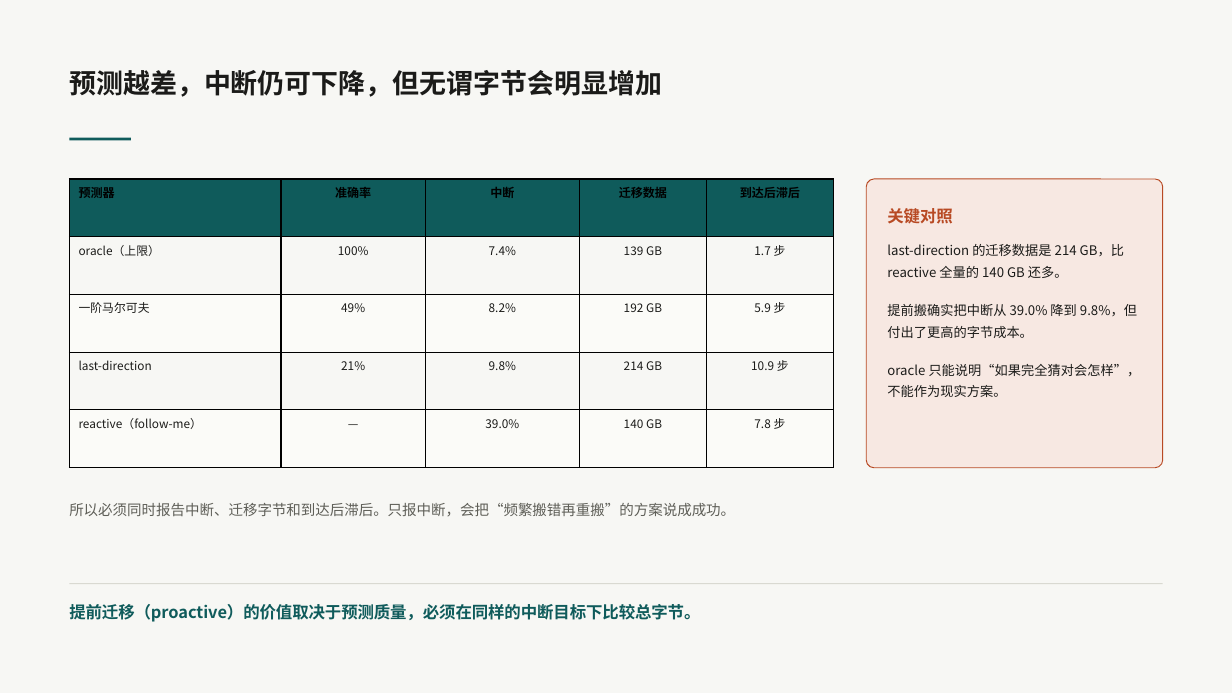
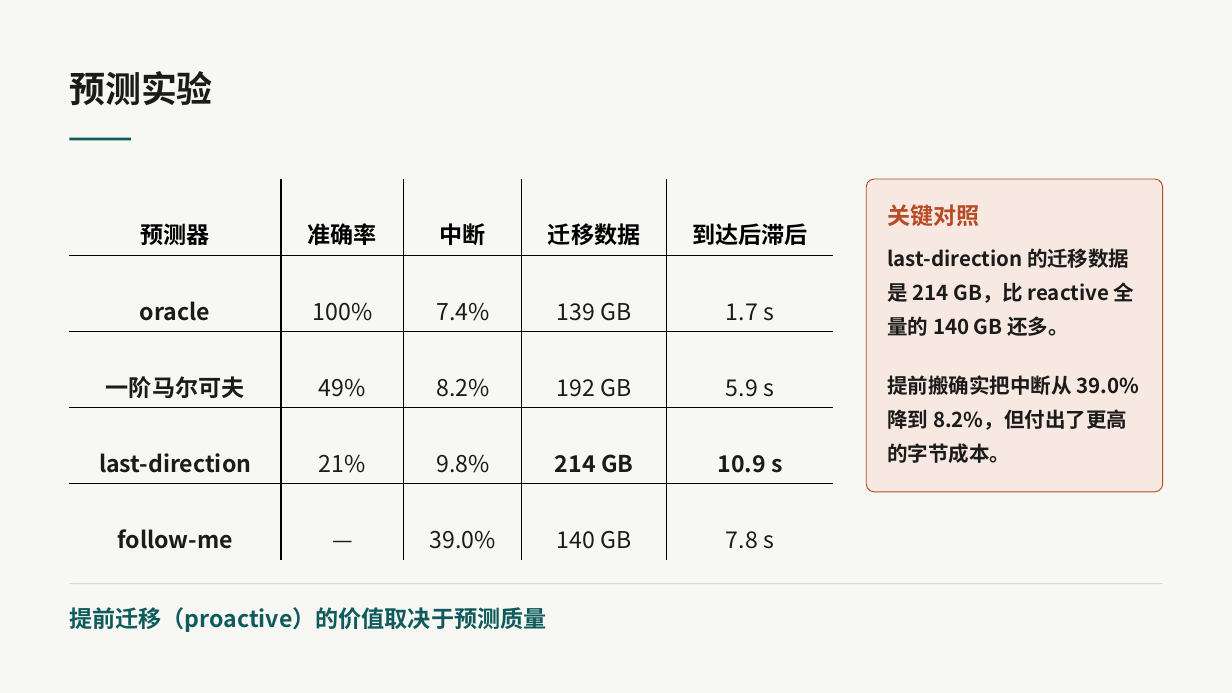
Before and after one commit to KaguraNia/MyEdgeSimPy, a slide deck: slide 21 of output/presentation/移动服务状态迁移.pptx (slide 19 before the commit). Drawn at 1232x693 pixels with LibreOffice and Linux fonts; fonts in the diff are those of the drawing. Boxes give left, top, right and bottom in pixels: in the first picture for what was removed or moved away, otherwise in the second. Text is boxed around its words. In the diff, an @@ line names an element or a change of style, - is before the commit and + after.

```diff
--- a/output/presentation/移动服务状态迁移.pptx
+++ b/output/presentation/移动服务状态迁移.pptx
@@ text at [69,71,213,105]: text changed; size 21 to 28 pt @@
-预测越差，中断仍可下降，但无谓字节会明显增加
+预测实验
@@ table at [69,179,834,553] @@
-row 2, column 1: oracle（上限）
+row 2, column 1: oracle
-row 2, column 5: 1.7 步
+row 2, column 5: 1.7 s
-row 3, column 5: 5.9 步
+row 3, column 5: 5.9 s
-row 4, column 5: 10.9 步
+row 4, column 5: 10.9 s
-row 5, column 1: reactive（follow-me）
+row 5, column 1: follow-me
-row 5, column 5: 7.8 步
+row 5, column 5: 7.8 s
@@ fill #0F5B5B to none in row 1 @@
@@ fill #FBFBF8 to none in 10 cells @@
@@ size 9.4 to 18 pt in "预测器", "准确率", "中断", "迁移数据" and 1 more places @@
@@ size 9.2 to 18 pt in "100%", "7.4%", "139 GB", "一阶马尔可夫" and 10 more places @@
@@ bold on in "一阶马尔可夫", "last-direction", "214 GB" @@
@@ alignment left to centre @@
@@ line spacing 1 to 2 @@
@@ borders changed @@
@@ rounded rectangle: place and size @@
-rounded rectangle at [867,179,1164,468]
+rounded rectangle at [867,179,1164,493]
@@ text "关键对照" at [887,204,979,226]: size 12.8 to 18 pt @@
@@ text at [887,248,1135,336]: size 10.3 to 16 pt, bold on in "last-direction 的迁移数据是 214 GB，比 reactive 全量的 140 ..." @@
@@ text at [887,375,1139,463]: text changed; size 10.3 to 16 pt; bold on @@
-提前搬确实把中断从 39.0% 降到 9.8%，但付出了更高的字节成本。
-oracle 只能说明“如果完全猜对会怎样”，不能作为现实方案。
+提前搬确实把中断从 39.0% 降到 8.2%，但付出了更高的字节成本。
@@ text removed at [69,503,735,516] @@
-所以必须同时报告中断、迁移字节和到达后滞后。只报中断，会把“频繁搬错再重搬”的方案说成成功。
@@ text at [69,607,546,632]: text changed; size 12.8 to 18 pt @@
-提前迁移（proactive）的价值取决于预测质量，必须在同样的中断目标下比较总字节。
+提前迁移（proactive）的价值取决于预测质量
```
Also in this commit, not shown: 15 other slides changed, 2 slides added, 2 slides removed, 23 other files.
